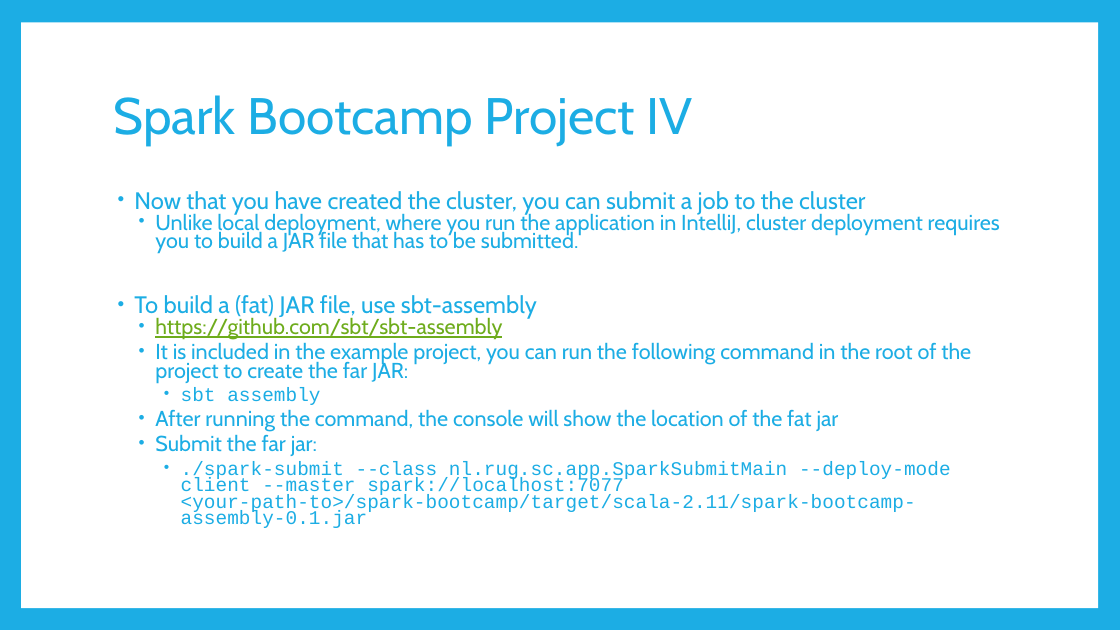
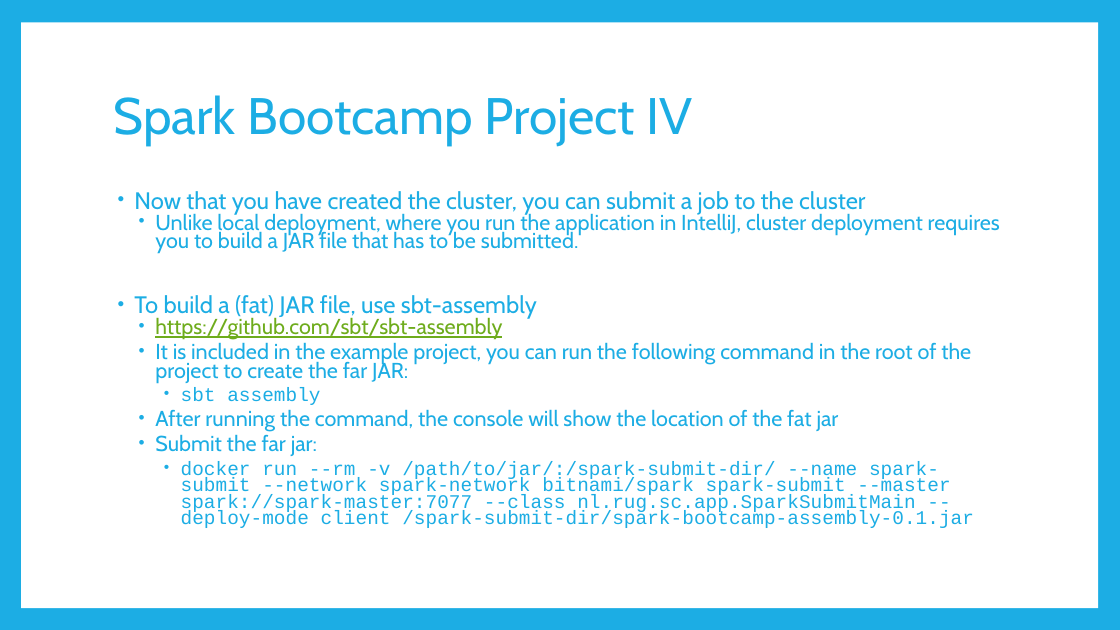
Before and after one commit to rug-sc/spark-boot-camp, a slide deck: slide 14 of slides/Apache Spark Bootcamp.pptx. Drawn at 1120x630 pixels with LibreOffice and Linux fonts; fonts in the diff are those of the drawing. Boxes give left, top, right and bottom in pixels: in the first picture for what was removed or moved away, otherwise in the second. Text is boxed around its words. In the diff, an @@ line names an element or a change of style, - is before the commit and + after.

```diff
--- a/slides/Apache Spark Bootcamp.pptx
+++ b/slides/Apache Spark Bootcamp.pptx
@@ text at [181, 461, 974, 528]: text changed @@
-    • ./spark-submit --class nl.rug.sc.app.SparkSubmitMain --deploy-mode client --master spark://localhost:7077 <your-path-to>/spark-bootcamp/target/scala-2.11/spark-bootcamp-assembly-0.1.jar
+    • docker run --rm -v /path/to/jar/:/spark-submit-dir/ --name spark-submit --network spark-network bitnami/spark spark-submit --master spark://spark-master:7077 --class nl.rug.sc.app.SparkSubmitMain --deploy-mode client /spark-submit-dir/spark-bootcamp-assembly-0.1.jar
```
Also in this commit, not shown: 10 other slides changed, 1 other file.
